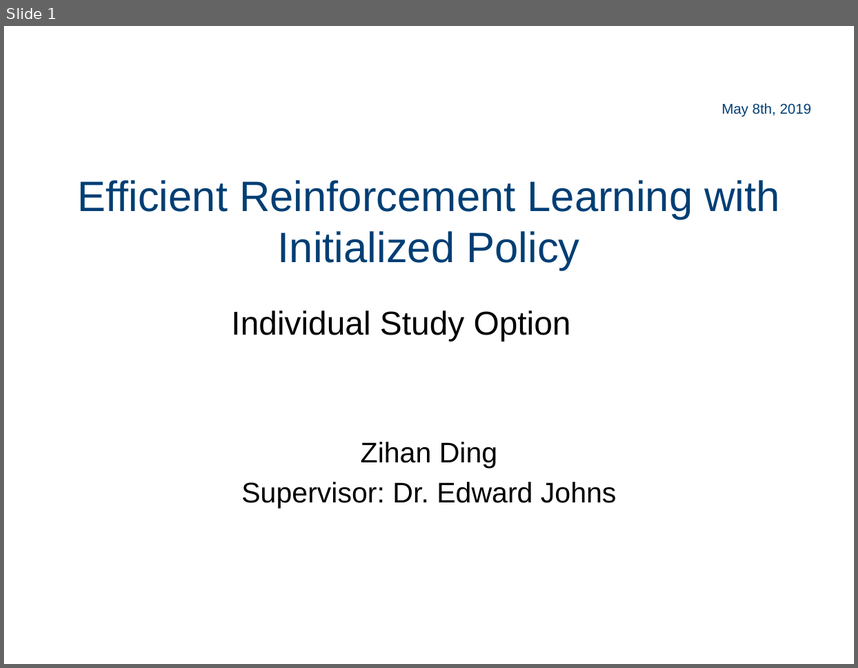
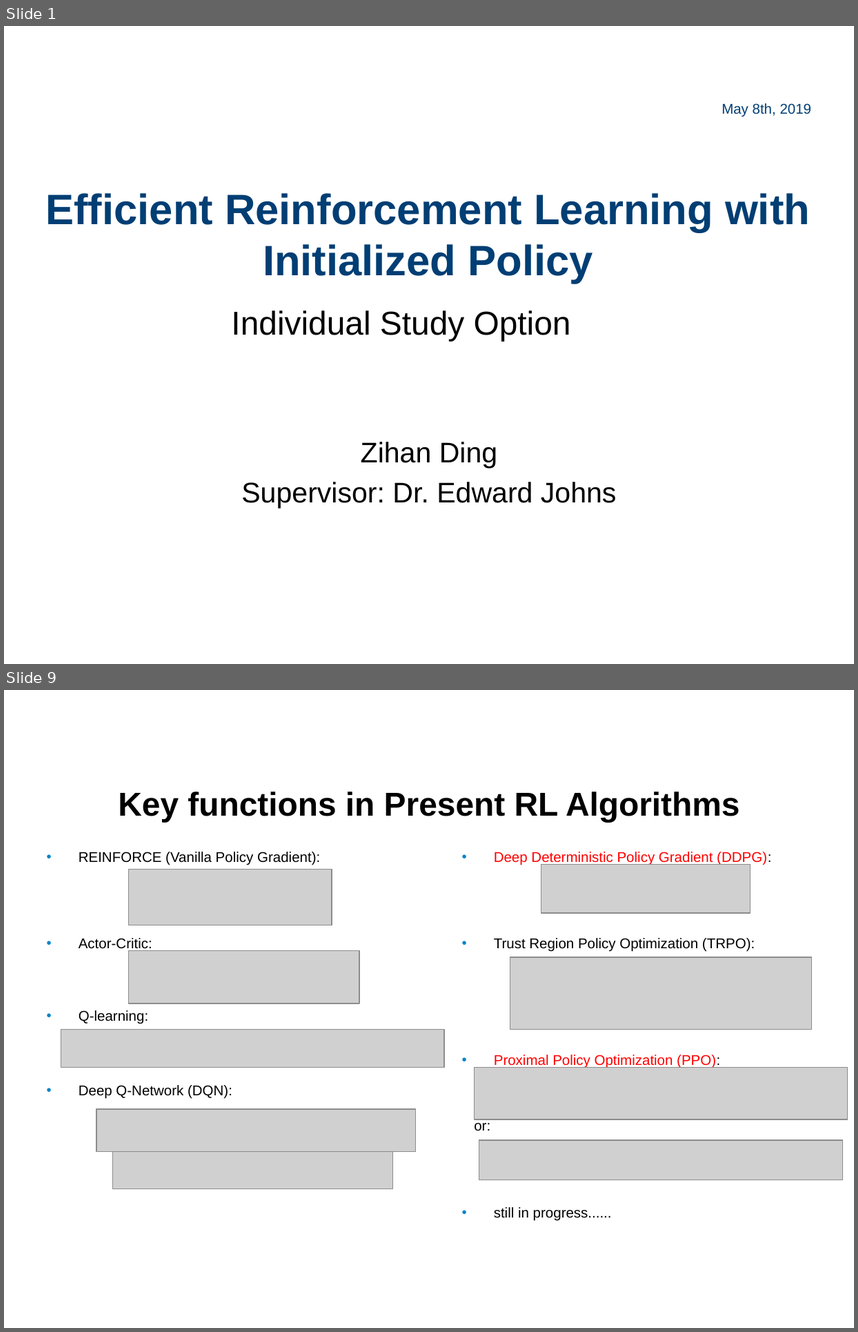
Before and after one commit to quantumiracle/Benchmark-Efficient-Reinforcement-Learning-with-Demonstrations, a slide deck: document/PPT/ISO_pre.pptx. Shown one above the other, each under a label of ours: slide 1 before the commit, slides 1 and 9 after it; the slides between them are not shown. The pictures are 858x668 and 858x1332 pixels, drawn with LibreOffice and Linux fonts; fonts in the diff are those of the drawing; grey boxes stand for pictures; background and template pictures are left out. Boxes give left, top, right and bottom in pixels: in the first picture for what was removed or moved away, otherwise in the second. Text is boxed around its words. In the diff, an @@ line names an element or a change of style, - is before the commit and + after.

```diff
--- a/document/PPT/ISO_pre.pptx
+++ b/document/PPT/ISO_pre.pptx
@@ slide 9 added at <box>4,690,854,1328</box>, background picture (left out) @@
@@ title added at <box>118,791,740,822</box>, 28 pt, text #000000, bold @@
+Key functions in Present RL Algorithms
@@ text added at <box>79,851,320,865</box>, 12 pt, text #000000 @@
+• REINFORCE (Vanilla Policy Gradient):
@@ text added at <box>494,851,771,865</box>, 12 pt, text #FF0000 @@
+• Deep Deterministic Policy Gradient (DDPG):
@@ picture added at <box>129,869,332,925</box> @@
@@ picture added at <box>542,865,751,913</box> @@
@@ text added at <box>79,938,152,952</box>, 12 pt, text #000000 @@
+• Actor-Critic:
@@ text added at <box>494,938,755,952</box>, 12 pt, text #000000 @@
+• Trust Region Policy Optimization (TRPO):
@@ picture added at <box>129,951,359,1004</box> @@
@@ picture added at <box>510,957,811,1029</box> @@
@@ text added at <box>79,1010,148,1024</box>, 12 pt, text #000000 @@
+• Q-learning:
@@ picture added at <box>61,1029,444,1067</box> @@
@@ text added at <box>494,1054,720,1068</box>, 12 pt, text #FF0000 @@
+• Proximal Policy Optimization (PPO):
@@ picture added at <box>474,1067,847,1119</box> @@
@@ text added at <box>79,1085,232,1098</box>, 12 pt, text #000000 @@
+• Deep Q-Network (DQN):
@@ picture added at <box>96,1109,417,1152</box> @@
@@ text added at <box>474,1119,490,1131</box>, 12 pt, text #000000 @@
+or:
@@ picture added at <box>479,1140,843,1180</box> @@
@@ picture added at <box>113,1152,393,1189</box> @@
@@ text added at <box>494,1207,612,1221</box>, 12 pt, text #000000 @@
+• still in progress......
@@ slide 1 changed as well @@
@@ title "Efficient Reinforcement Learning with Initialized ...": place and size @@
-title "Efficient Reinforcement Learning with Initialized ..." at <box>77,180,780,270</box>
+title "Efficient Reinforcement Learning with Initialized ..." at <box>45,193,810,283</box>
@@ title "Efficient Reinforcement Learning with Initialized ..." at <box>45,193,810,283</box>: bold on @@
```
Also in this commit, not shown: 1 other slide changed, 32 other slides added, 7 slides removed, 26 other files.
